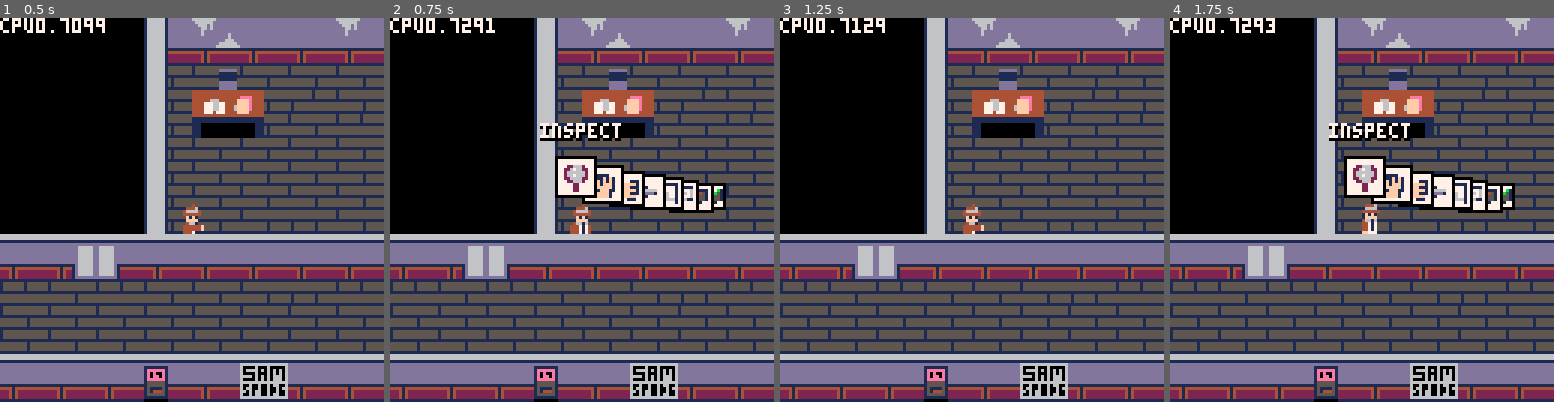
Above: before the commit, frames 1-4 (left to right).
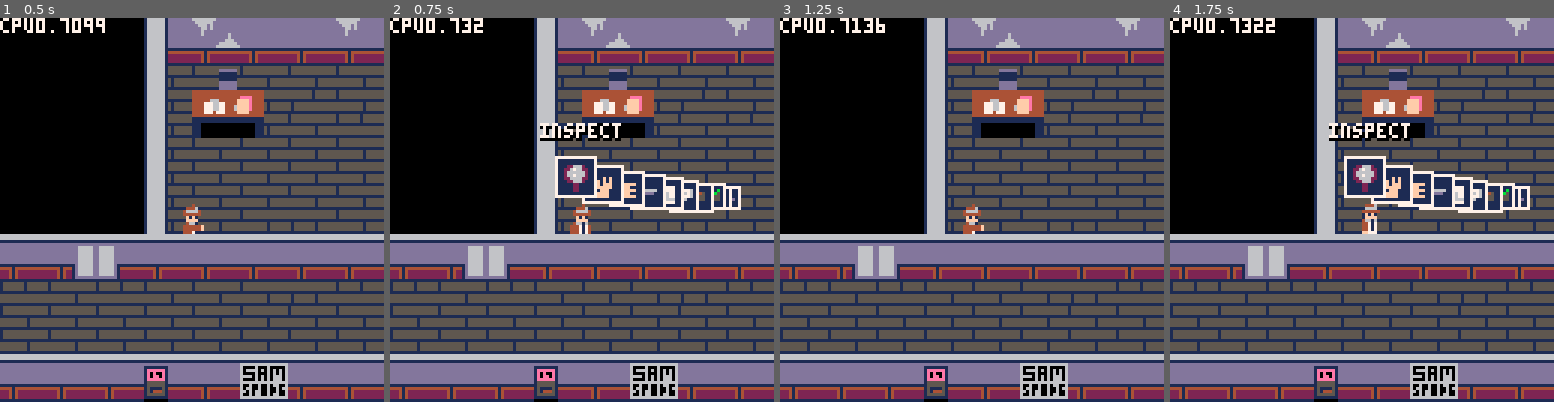
Above: after the commit, the same moments.

Repository: pvan/pico8
Game: PICO-8 cartridge gumshoe.p8
The game is run twice, just before and just after one commit, with the same random seed, the same clock (stepped at 60 frames per second) and the same inputs.
Inputs:
- Up to frame 1 (0.5 s): tap X (X key) at 0.33 s
- Up to frame 2 (0.75 s): tap O (Z key) at 0.7 s
- Up to frame 3 (1.25 s): tap X (X key) at 1.07 s
- Up to frame 4 (1.75 s): hold Right from 1.6 s (still down); tap O (Z key) at 1.7 s

Frame 1 is identical in both runs. In frame 2, 3.4% of the frame differs, in the area x 18-92%, y 0-51%; in frame 3, less than 0.1%; in frame 4, 3.4%.

Commit message:
gumshoe: fix collision on small objects
by checking hotspot midpoint
also made corner sliding less slidey/forgiving
but now more uneven since the midpoint isn't in exact middle

Diff:
--- a/gumshoe.p8
+++ b/gumshoe.p8
@@ -346,46 +346,70 @@
 	  ny=py+dy+edgey[1]
 	  nx1=px+dx+edgex[1]
 	  nx2=px+dx+edgex[2]
-	  s1=solidtile(nx1,ny)
-	  s2=solidtile(nx2,ny)
-	  if s1 or s2 then
+
+	  nxmid=(nx1+nx2)/2
+	  if solidtile(nxmid,ny) then
 	   dy=0
-	   if (not s1) dx=-1
-	   if (not s2) dx=1
+	  else
+		  s1=solidtile(nx1,ny)
+		  s2=solidtile(nx2,ny)
+		  if s1 or s2 then
+		   dy=0
+		   if (not s1) dx=-1
+		   if (not s2) dx=1
+		  end
 	  end
 	 elseif dx==0 and dy==1 then
 	  ny=py+dy+edgey[2]
 	  nx1=px+dx+edgex[1]
 	  nx2=px+dx+edgex[2]
-	  s1=solidtile(nx1,ny)
-	  s2=solidtile(nx2,ny)
-	  if s1 or s2 then
+
+	  nxmid=(nx1+nx2)/2
+	  if solidtile(nxmid,ny) then
 	   dy=0
-	   if (not s1) dx=-1
-	   if (not s2) dx=1
-	  end
+	  else
+		  s1=solidtile(nx1,ny)
+		  s2=solidtile(nx2,ny)
+		  if s1 or s2 then
+		   dy=0
+		   if (not s1) dx=-1
+		   if (not s2) dx=1
+		  end
+		 end
 	 elseif dx==-1 and dy==0 then
 	  nx=px+dx+edgex[1]
 	  ny1=py+dy+edgey[1]
 	  ny2=py+dy+edgey[2]
-	  s1=solidtile(nx,ny1)
-	  s2=solidtile(nx,ny2)
-	  if s1 or s2 then
+
+	  nymid=(ny1+ny2)/2
+	  if solidtile(nx,nymid) then
 	   dx=0
-	   if (not s1) dy=-1
-	   if (not s2) dy=1
-	  end
+	  else
+		  s1=solidtile(nx,ny1)
+		  s2=solidtile(nx,ny2)
+		  if s1 or s2 then
+		   dx=0
+		   if (not s1) dy=-1
+		   if (not s2) dy=1
+		  end
+		 end
 	 elseif dx==1 and dy==0 then
 	  nx=px+dx+edgex[2]
 	  ny1=py+dy+edgey[1]
 	  ny2=py+dy+edgey[2]
-	  s1=solidtile(nx,ny1)
-	  s2=solidtile(nx,ny2)
-	  if s1 or s2 then
+
+	  nymid=(ny1+ny2)/2
+	  if solidtile(nx,nymid) then
 	   dx=0
-	   if (not s1) dy=-1
-	   if (not s2) dy=1
-	  end
+	  else
+		  s1=solidtile(nx,ny1)
+		  s2=solidtile(nx,ny2)
+		  if s1 or s2 then
+		   dx=0
+		   if (not s1) dy=-1
+		   if (not s2) dy=1
+		  end
+		 end
 
 	 else
 
@@ -458,9 +482,10 @@
   pset(px+centerx,py+centery,10)
 
   for x in all(hotx) do
-  for y in all(hoty) do
-  pset(px+x,py+y,10)
-  end end
+   for y in all(hoty) do
+    pset(px+x,py+y,10)
+   end
+  end
  pset(q1x,q1y,10)
  pset(q2x,q2y,10)
 
@@ -859,7 +884,7 @@
 --inventory
 
 
-inventory={96,98,100,102,104,106,108,110}
+inventory={96,98,100,102,104,106,108,110,76,78}
 itemnames={
  "inspect",
  "use",
@@ -868,7 +893,9 @@
  "paper",
  "letter",
  "wallet",
- "money"
+ "money",
+ "hat",
+ "coat"
 
 }
 selitem=1
@@ -999,8 +1026,8 @@
  size=icon[3]
  w,h=size,size
 
- rectfill2(x,y,w+2,h+2,0)
- rectfill2(x+1,y+1,w,h,7)
+ rectfill2(x,y,w+2,h+2,7) --0?
+ rectfill2(x+1,y+1,w,h,1) --6?
  palt(0,true)
  ssx,ssy=sspos(sprt)
  sspr(ssx,ssy,16,16,
@@ -1160,7 +1187,7 @@
 
 
 __gff__
-0100000000000000000000000040000000000000000001010000000001400000000000000000000040400000004000000000000000000000404000000040000000000000000000000000000000000000000000000000000000000000000000000000000000000000000000000000000000000000000000000000000000000000
+0100000000000001000000000040000000000000000001010000000001400000000000000000000040400000004000000000000000000000404000000040000000000000000000000000000000000000000000000000000000000000000000000000000000000000000000000000000000000000000000000000000000000000
 0000000000000000000000000000000000000000000000000000000000000000000000000000000000000000000000000000000000000000000000000000000000000000000000000000000000000000000000000000000000000000000000000000000000000000000000000000000000000000000000000000000000000000
 __map__
 0000000000000c03020103030303020303010303030302010303030300000000000000000000000000000000000000000000000000000000000000000000000000000000000000000000000000000000000000000000000000000000000000000000000000000000000000000000000000000000000000000000000000000000
Not shown, changed: 28 lines of the sprite sheet (__gfx__) section of gumshoe.p8
